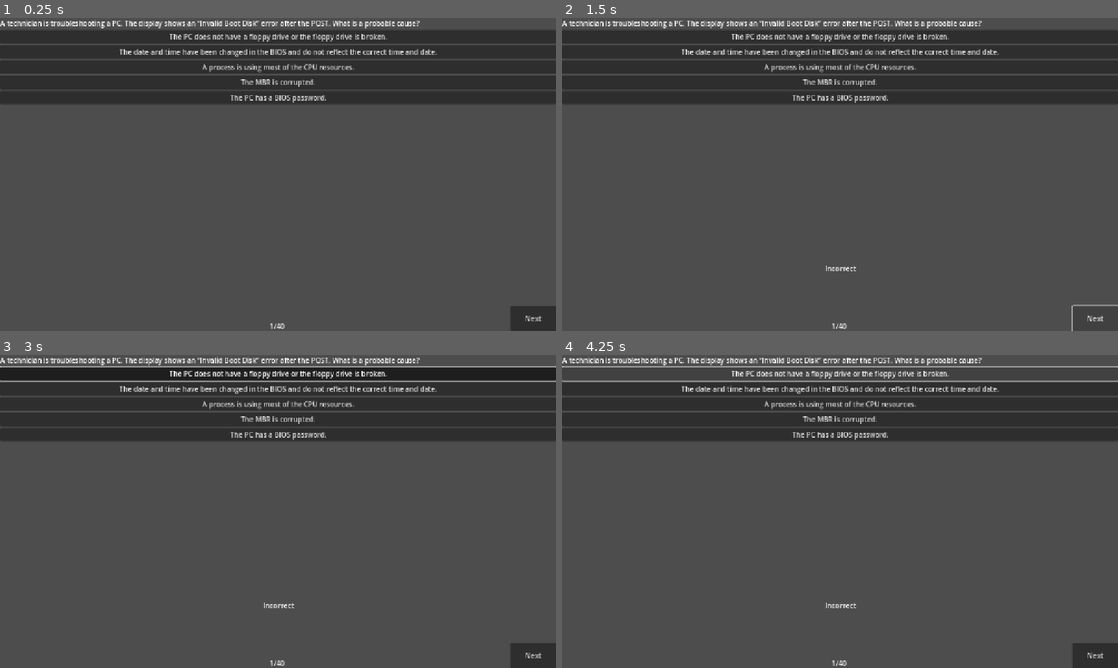
Above: before the commit, frames 1-4 (two rows, left to right).
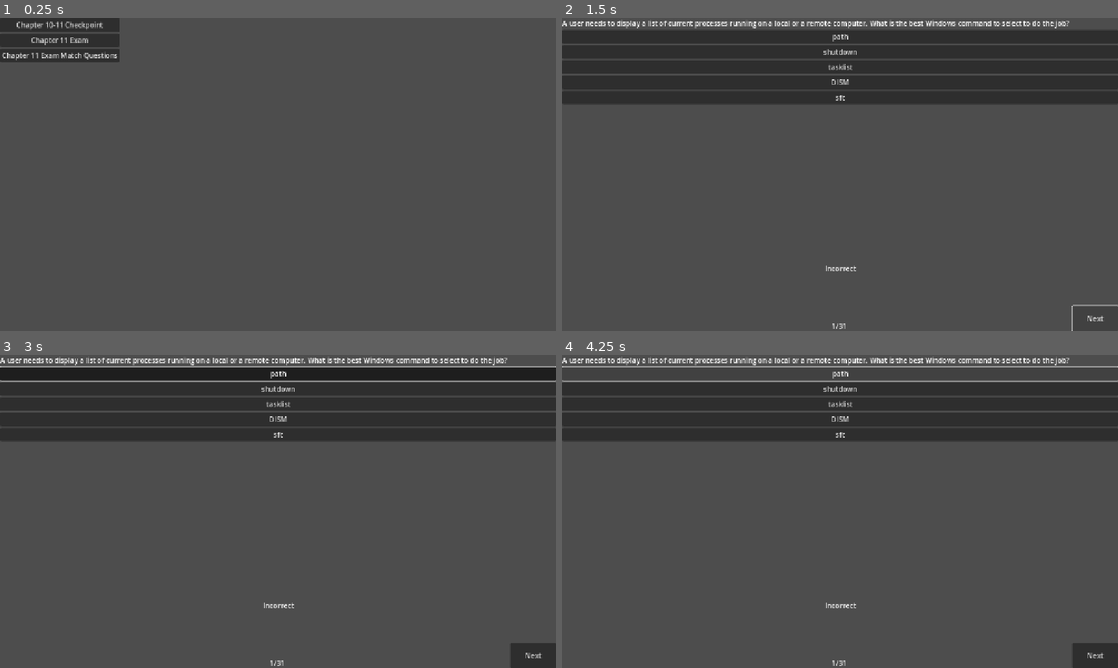
Above: after the commit, the same moments.

Repository: JMO1212/Quiz-Software
Game: Godot game, scene res://main.tscn
Same seed, same stepped clock (60 frames per second), same inputs: the game is played once before the commit and once after it. Before the commit the project starts from res://Chapters/chapter_11_exam.tscn.
Inputs (mouse positions are in pixels of both pictures, inside the frame that each line leads up to):
- Up to frame 1 (0.25 s): no input
- Up to frame 2 (1.5 s): click (623, 24) at 0.5 s, where only the run after the commit has a clickable "Chapter 10-11 Checkpoint"; click "Next" at 1.25 s
- Up to frame 3 (3 s): click "Next" at 2 s; click (278, 373) at 2.75 s, where only the run before the commit has a clickable "The PC does not have a floppy…"
- Up to frame 4 (4.25 s): click (840, 373) at 3.5 s, where only the run after the commit has a clickable "path"

The runs differ from the first frame. In frame 1, 21% of the frame differs, in the area x 0-100%, y 0-100%; in frame 2, 2.8%; in frame 3, 2.8%; in frame 4, 2.8%.

Commit message:
added main menu and shuffled questions

Diff:
--- /dev/null
+++ b/main.gd
@@ -0,0 +1,14 @@
+extends Control
+
+
+
+func _on_chapter_1011_checkpoint_pressed() -> void:
+	get_tree().change_scene_to_file("res://Chapters/chapter_10_11_checkpoint.tscn")
+
+
+func _on_chapter_11_exam_pressed() -> void:
+	get_tree().change_scene_to_file("res://Chapters/chapter_11_exam.tscn")
+
+
+func _on_chapter_11_match_questions_pressed() -> void:
+	get_tree().change_scene_to_file("res://Chapters/chapter_11_match_questions.tscn")
--- /dev/null
+++ b/main.tscn
@@ -0,0 +1,33 @@
+[gd_scene load_steps=2 format=3 uid="uid://bwbv5joorkojn"]
+
+[ext_resource type="Script" uid="uid://xg6t5mt31xls" path="res://main.gd" id="1_ig7tw"]
+
+[node name="Main" type="Control"]
+layout_mode = 3
+anchors_preset = 15
+anchor_right = 1.0
+anchor_bottom = 1.0
+grow_horizontal = 2
+grow_vertical = 2
+script = ExtResource("1_ig7tw")
+
+[node name="VBoxContainer" type="VBoxContainer" parent="."]
+layout_mode = 0
+offset_right = 40.0
+offset_bottom = 40.0
+
+[node name="Chapter 10-11 Checkpoint" type="Button" parent="VBoxContainer"]
+layout_mode = 2
+text = "Chapter 10-11 Checkpoint"
+
+[node name="Chapter 11 Exam" type="Button" parent="VBoxContainer"]
+layout_mode = 2
+text = "Chapter 11 Exam"
+
+[node name="Chapter 11 Match Questions" type="Button" parent="VBoxContainer"]
+layout_mode = 2
+text = "Chapter 11 Exam Match Questions"
+
+[connection signal="pressed" from="VBoxContainer/Chapter 10-11 Checkpoint" to="." method="_on_chapter_1011_checkpoint_pressed"]
+[connection signal="pressed" from="VBoxContainer/Chapter 11 Exam" to="." method="_on_chapter_11_exam_pressed"]
+[connection signal="pressed" from="VBoxContainer/Chapter 11 Match Questions" to="." method="_on_chapter_11_match_questions_pressed"]
--- a/project.godot
+++ b/project.godot
@@ -11,8 +11,8 @@
 [application]
 
 config/name="quiz"
-run/main_scene="res://Chapters/chapter_11_exam.tscn"
-config/features=PackedStringArray("4.3", "Forward Plus")
+run/main_scene="uid://bwbv5joorkojn"
+config/features=PackedStringArray("4.4", "Forward Plus")
 config/icon="res://icon.svg"
 
 [display]
Not shown, added: Chapters/chapter_10_11_checkpoint.gd.uid
Not shown: 1 places in Chapters/chapter_10_11_checkpoint.tscn that only renumber resources
Not shown, added: Chapters/chapter_11_exam.gd.uid
Not shown: 1 places in Chapters/chapter_11_exam.tscn that only renumber resources
Not shown, added: Chapters/chapter_11_match_questions.gd.uid
Not shown: 1 places in Chapters/chapter_11_match_questions.tscn that only renumber resources
Not shown, added: main.gd.uid
